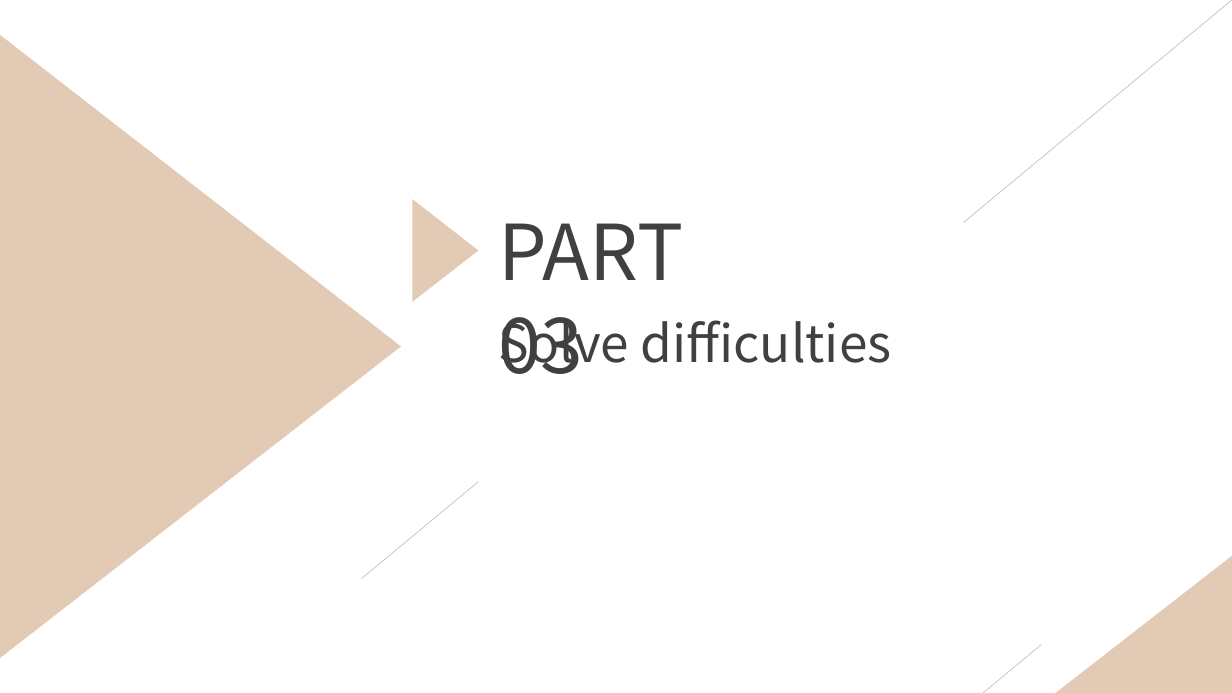
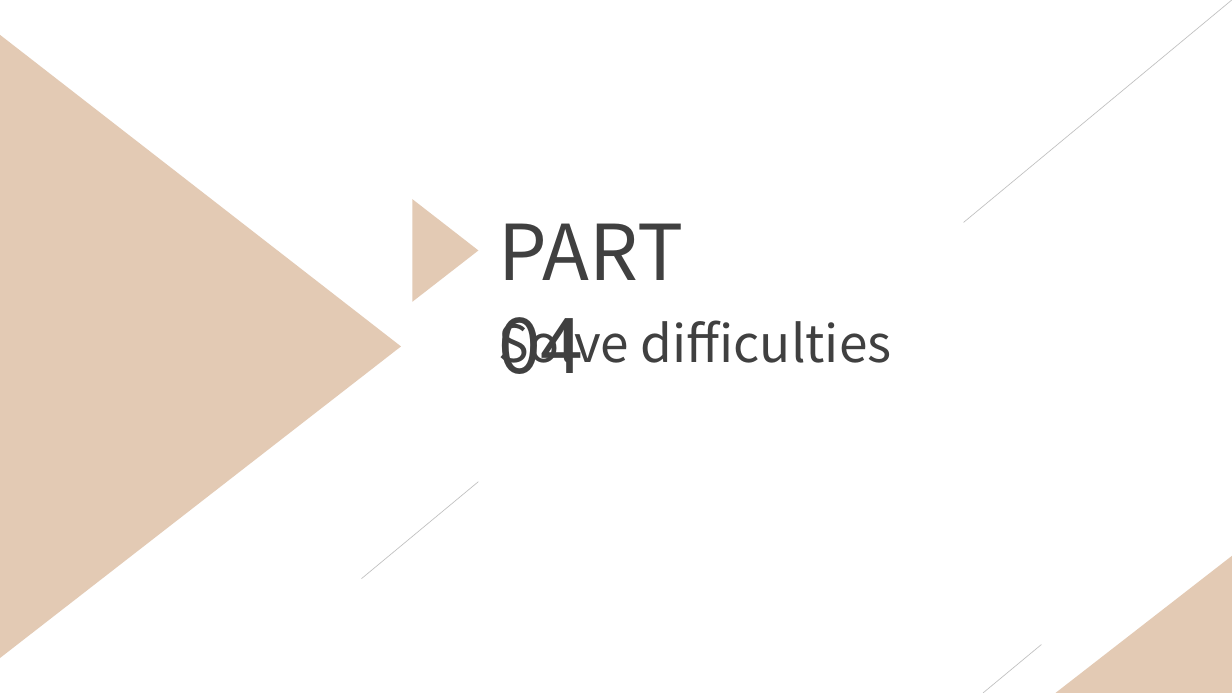
Before and after one commit to furongzhilab/SuperTux, a slide deck: slide 12 of 答辩PPT.pptx (slide 9 before the commit). Drawn at 1232x693 pixels with LibreOffice and Linux fonts; fonts in the diff are those of the drawing. Boxes give left, top, right and bottom in pixels: in the first picture for what was removed or moved away, otherwise in the second. Text is boxed around its words. In the diff, an @@ line names an element or a change of style, - is before the commit and + after.

```diff
--- a/答辩PPT.pptx
+++ b/答辩PPT.pptx
@@ text at <box>498,223,683,374</box>: text changed @@
-PART 03
+PART 04
```
Also in this commit, not shown: 5 other slides changed, 5 slides added.
